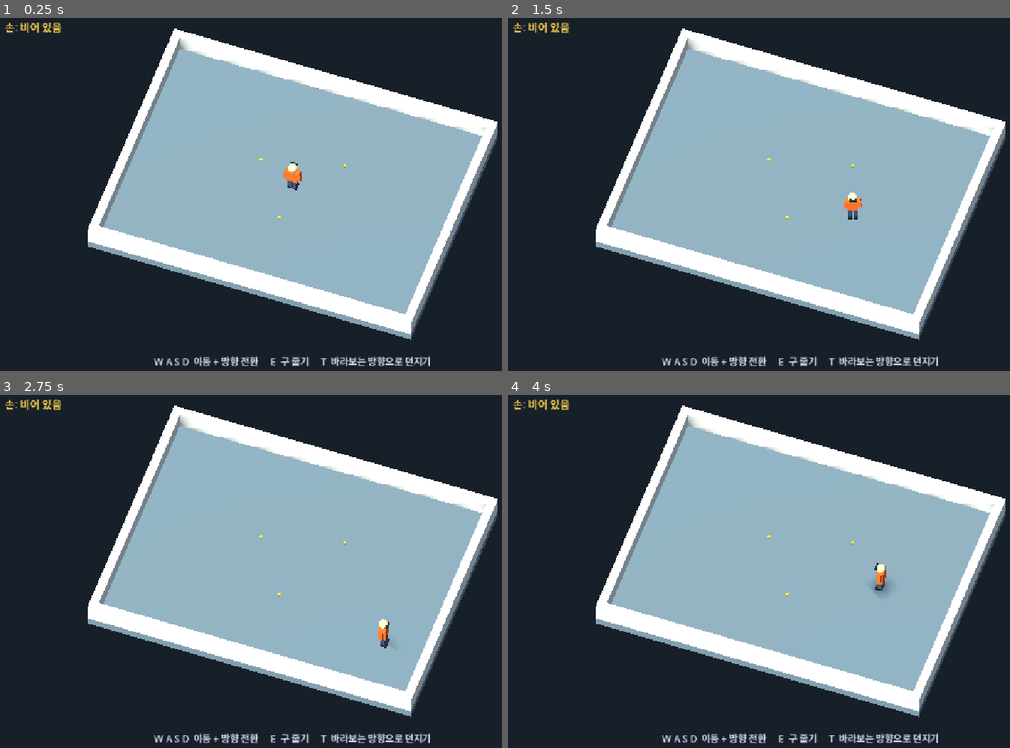
Above: before the commit, frames 1-4 (two rows, left to right).
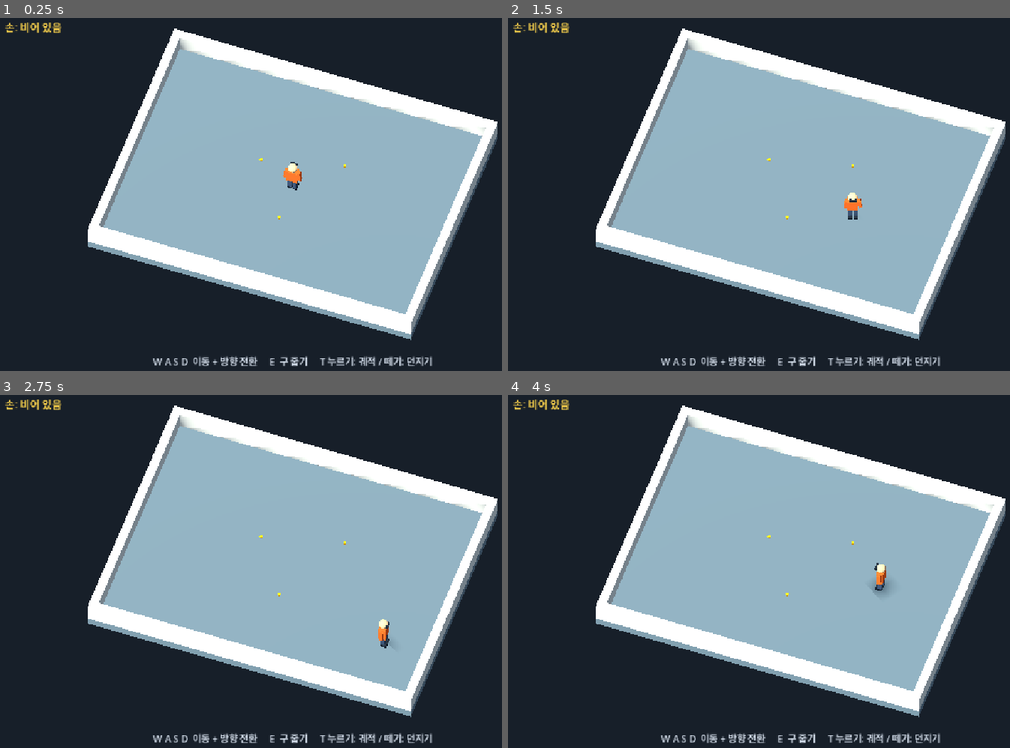
Above: after the commit, the same moments.

Repository: goray123/JensenHuangSimulator
Game: Godot game, scene res://courtyard.tscn
The game is run twice, just before and just after one commit, with the same random seed, the same clock (stepped at 60 frames per second) and the same inputs.
Inputs (mouse positions are in pixels of both pictures, inside the frame that each line leads up to):
- Up to frame 1 (0.25 s): no input
- Up to frame 2 (1.5 s): tap Enter at 0.5 s; move the mouse to (934, 176) at 0.52 s; hold D (move_right) 0.53-1.28 s; hold E (pickup) 0.53-1.28 s; click (934, 176) at 0.67 s; tap T (throw) at 0.8, 1.35 s; move the mouse to (678, 215) at 1.27 s; hold S (move_backward) from 1.28 s (still down)
- Up to frame 3 (2.75 s): tap E (pickup) at 1.55 s; move the mouse to (351, 490) at 2.02 s; release S (move_backward) at 2.03 s; hold D (move_right) from 2.03 s (still down); hold E (pickup) from 2.03 s (still down); tap T (throw) at 2.3 s
- Up to frame 4 (4 s): move the mouse to (769, 649) at 2.77 s; release D (move_right) at 2.78 s; release E (pickup) at 2.78 s; hold W (move_forward) 2.78-3.53 s; tap T (throw) at 2.85, 3.8 s; click (769, 649) at 2.92 s; tap E (pickup) at 3.05 s; move the mouse to (979, 627) at 3.52 s; hold A (move_left) from 3.53 s (still down); hold E (pickup) from 3.53 s (still down)

The runs differ from the first frame. In frame 1, 0.8% of the frame differs, in the area x 30-87%, y 95-99%; in frame 2, 0.8%; in frame 3, 0.8%; in frame 4, 0.8%.

Commit message:
문제해결

Diff:
--- a/courtyard.gd
+++ b/courtyard.gd
@@ -9,4 +9,4 @@
 
 
 func _update_pickup_status(is_holding: bool) -> void:
-	_pickup_status.text = "손: 구를 들고 있음 (T로 던지기)" if is_holding else "손: 비어 있음"
+	_pickup_status.text = "손: 구를 들고 있음 (T 누르기: 조준 / 떼기: 던지기)" if is_holding else "손: 비어 있음"
--- a/courtyard.tscn
+++ b/courtyard.tscn
@@ -91,14 +91,14 @@
 mouse_filter = 2
 theme_override_colors/font_color = Color(0.83, 0.87, 0.92, 1)
 theme_override_font_sizes/font_size = 18
-text = "W A S D  이동 + 방향 전환     E  구 줍기     T  바라보는 방향으로 던지기"
+text = "W A S D  이동 + 방향 전환     E  구 줍기     T 누르기: 궤적 / 떼기: 던지기"
 horizontal_alignment = 1
 vertical_alignment = 1
 
 [node name="PickupStatus" type="Label" parent="HUD"]
 offset_left = 24.0
 offset_top = 20.0
-offset_right = 480.0
+offset_right = 700.0
 offset_bottom = 52.0
 mouse_filter = 2
 theme_override_colors/font_color = Color(1, 0.84, 0.3, 1)
--- a/pickup.tscn
+++ b/pickup.tscn
@@ -29,7 +29,8 @@
 physics_material_override = SubResource("PhysicsMaterial_pickup")
 continuous_cd = true
 freeze = true
-linear_damp = 0.6
+linear_damp_mode = 1
+linear_damp = 0.0
 angular_damp = 1.0
 
 [node name="Sphere" type="MeshInstance3D" parent="."]
--- a/player.gd
+++ b/player.gd
@@ -5,12 +5,14 @@
 const MOVE_SPEED := 4.0
 const TURN_SPEED := 6.0
 const PICKUP_RANGE := 1.2
-const THROW_SPEED := 6.0
+const THROW_SPEED := 12.0
 const THROW_LIFT := 1.0
 
 var held_pickup: RigidBody3D = null
+var _is_aiming := false
 
 @onready var _hand_socket: Marker3D = $RightArm/HandSocket
+@onready var _trajectory: MeshInstance3D = $ThrowTrajectory
 
 
 func _unhandled_input(event: InputEvent) -> void:
@@ -18,8 +20,29 @@
 		_pickup_nearest()
 		get_viewport().set_input_as_handled()
 	elif event.is_action_pressed(&"throw"):
-		_throw_held_pickup()
+		_is_aiming = held_pickup != null
 		get_viewport().set_input_as_handled()
+	elif event.is_action_released(&"throw"):
+		var should_throw := _is_aiming
+		_cancel_aim()
+		if should_throw:
+			_throw_held_pickup()
+		get_viewport().set_input_as_handled()
+
+
+func _notification(what: int) -> void:
+	if what == NOTIFICATION_APPLICATION_FOCUS_OUT:
+		_cancel_aim()
+
+
+func _cancel_aim() -> void:
+	_is_aiming = false
+	if is_instance_valid(_trajectory):
+		_trajectory.clear_trajectory()
+
+
+func _throw_velocity() -> Vector3:
+	return -global_transform.basis.z * THROW_SPEED + Vector3.UP * THROW_LIFT
 
 
 func _pickup_nearest() -> void:
@@ -60,7 +83,7 @@
 	pickup.collision_mask = 3
 	pickup.freeze = false
 	pickup.sleeping = false
-	pickup.linear_velocity = -global_transform.basis.z * THROW_SPEED + Vector3.UP * THROW_LIFT
+	pickup.linear_velocity = _throw_velocity()
 	pickup.angular_velocity = Vector3.ZERO
 	pickup.add_to_group(&"pickups")
 	held_pickup_changed.emit(false)
@@ -79,3 +102,7 @@
 	if not is_on_floor():
 		velocity += get_gravity() * delta
 	move_and_slide()
+	if _is_aiming and held_pickup != null and Input.is_action_pressed(&"throw"):
+		_trajectory.update_trajectory(self, held_pickup, _throw_velocity())
+	else:
+		_cancel_aim()
--- a/player.tscn
+++ b/player.tscn
@@ -1,6 +1,7 @@
 [gd_scene format=3]
 
 [ext_resource type="Script" path="res://player.gd" id="1_player"]
+[ext_resource type="Script" path="res://throw_trajectory.gd" id="2_trajectory"]
 
 [sub_resource type="CapsuleShape3D" id="CapsuleShape3D_player"]
 radius = 0.47
@@ -56,6 +57,9 @@
 position = Vector3(0, 0.93, 0)
 shape = SubResource("CapsuleShape3D_player")
 
+[node name="ThrowTrajectory" type="MeshInstance3D" parent="."]
+script = ExtResource("2_trajectory")
+
 [node name="Torso" type="MeshInstance3D" parent="."]
 position = Vector3(0, 1.04, 0)
 mesh = SubResource("BoxMesh_torso")
--- a/project.godot
+++ b/project.godot
@@ -60,4 +60,5 @@
 [rendering]
 
 rendering_device/driver.windows="d3d12"
+renderer/rendering_method="gl_compatibility"
 anti_aliasing/quality/msaa_3d=2
--- /dev/null
+++ b/test.tscn
@@ -0,0 +1,3 @@
+[gd_scene format=3 uid="uid://dm8c771dhffms"]
+
+[node name="Node2D" type="Node2D" unique_id=1358957255]
--- a/tests/pickup_smoke.gd
+++ b/tests/pickup_smoke.gd
@@ -13,6 +13,7 @@
 	var player := courtyard.get_node("Player") as CharacterBody3D
 	var status := courtyard.get_node("HUD/PickupStatus") as Label
 	var hand := player.get_node("RightArm/HandSocket") as Marker3D
+	var trajectory := player.get_node("ThrowTrajectory") as MeshInstance3D
 	var holding_changes: Array[bool] = []
 	player.held_pickup_changed.connect(func(is_holding: bool) -> void: holding_changes.append(is_holding))
 	await _wait_for_physics(15)
@@ -29,6 +30,7 @@
 	_check(status.text == "손: 비어 있음", "HUD starts with empty hands")
 
 	await _tap(KEY_T)
+	_check(not trajectory.visible, "Empty hands do not show a throw preview")
 	await _tap(KEY_E)
 	_check(get_nodes_in_group(&"pickups").size() == 3 and player.held_pickup == null, "Empty throws and distant pickup attempts leave all spheres in place")
 	var first := pickups[0] as RigidBody3D
@@ -41,7 +43,7 @@
 	await _tap(KEY_E)
 	_check(player.held_pickup == first and first.get_parent() == hand, "E attaches the nearby sphere to the hand instead of deleting it")
 	_check(first.freeze and first.global_position.distance_to(hand.global_position) < 0.001, "The held sphere stays fixed at the hand")
-	_check(status.text == "손: 구를 들고 있음 (T로 던지기)", "HUD shows the held sphere and throw control")
+	_check(status.text.contains("T 누르기: 조준 / 떼기: 던지기"), "HUD explains press-to-aim and release-to-throw")
 	_set_key(KEY_D, true)
 	await _wait_for_physics(36)
 	_set_key(KEY_D, false)
@@ -61,18 +63,43 @@
 	second.global_position = Vector3(-4, 0.07666667, -3)
 	third.global_position = Vector3(4, 0.07666667, 3)
 
-	var release_position := first.global_position
-	var heading := -player.global_transform.basis.z
 	_set_key(KEY_T, true)
 	await _wait_for_physics(3)
-	_check(player.held_pickup == null and first.get_parent() == courtyard and not first.freeze, "T releases the sphere into the world with physics enabled")
-	_check(first.linear_velocity.dot(heading) > 4.0, "Throw velocity follows the player's current facing")
-	_check(status.text == "손: 비어 있음" and holding_changes == [true, false], "Throwing clears the hand and updates the HUD")
+	_check(player.held_pickup == first and first.freeze, "Pressing T keeps the sphere in hand")
+	_check(trajectory.visible and trajectory.points.size() > 2 and trajectory.mesh.get_surface_count() == 1, "Holding T draws the predicted path")
+	var previous_endpoint: Vector3 = trajectory.points[-1]
 	_set_key(KEY_T, true, true)
 	await _wait_for_physics(8)
+	_check(player.held_pickup == first and trajectory.visible, "T key repeat keeps aiming without throwing")
+	_set_key(KEY_W, true)
+	await _wait_for_physics(36)
+	_set_key(KEY_W, false)
+	await _wait_for_physics(2)
+	var heading := -player.global_transform.basis.z
+	var path_heading: Vector3 = trajectory.points[1] - trajectory.points[0]
+	path_heading.y = 0
+	_check(path_heading.normalized().dot(heading) > 0.99, "Aiming follows movement and turning while T is held")
+	_check((trajectory.points[-1] as Vector3).distance_to(previous_endpoint) > 1.0, "Turning updates the predicted impact point")
+	var release_position := first.global_position
+	var expected_impact: Vector3 = trajectory.points[-1]
+	var predicted_points: PackedVector3Array = trajectory.points.duplicate()
+	var impacts: Array[Vector3] = []
+	first.contact_monitor = true
+	first.max_contacts_reported = 4
+	first.body_entered.connect(func(_body: Node) -> void: impacts.append(first.global_position))
 	_set_key(KEY_T, false)
+	_check(player.held_pickup == null and first.get_parent() == courtyard and not first.freeze, "Releasing T launches the sphere with physics enabled")
+	_check(absf(first.linear_velocity.dot(heading) - 12.0) < 0.1, "Launch speed is 12 units per second")
+	_check(not trajectory.visible and trajectory.points.is_empty(), "Releasing T clears the predicted path")
+	_check(status.text == "손: 비어 있음" and holding_changes == [true, false], "Throwing clears the hand and updates the HUD")
+	await _wait_for_physics(4)
 	_check((first.global_position - release_position).dot(heading) > 0.5, "The thrown sphere travels forward")
+	var path_error := INF
+	for point: Vector3 in predicted_points:
+		path_error = minf(path_error, first.global_position.distance_to(point))
+	_check(path_error < 0.2, "Actual flight follows the preview before impact")
 	await _wait_for_physics(120)
+	_check(not impacts.is_empty() and impacts[0].distance_to(expected_impact) < 0.35, "The preview ends at the first actual collision")
 	_check(first.global_position.y > 0.04 and first.global_position.y < 0.15, "The thrown sphere lands on the floor")
 	_check(courtyard.find_children("*", "RigidBody3D", true, false).size() == 3, "Throwing and key repeat preserve all three spheres")
 	player.global_position = Vector3(first.global_position.x - 0.7, ground_y, first.global_position.z)
@@ -92,9 +119,11 @@
 		player.rotation.y = throw_case.yaw
 		heading = -player.global_transform.basis.z
 		_set_key(KEY_T, true)
+		await _wait_for_physics(2)
+		_check(trajectory.visible and player.held_pickup == first, "The path remains visible near walls while aiming")
+		_set_key(KEY_T, false)
 		# Read the launch velocity before physics advances or a nearby wall is hit.
-		_check(first.linear_velocity.dot(heading) > 5.9, "Each throw uses the current character heading")
-		_set_key(KEY_T, false)
+		_check(absf(first.linear_velocity.dot(heading) - 12.0) < 0.1, "Each throw uses the current character heading at the expected speed")
 		await _wait_for_physics(120)
 		_check(absf(first.global_position.x) < 8.0 and absf(first.global_position.z) < 6.0, "Walls keep thrown spheres inside the courtyard")
 		_check(first.global_position.y > 0.04 and first.global_position.y < 0.15, "Thrown spheres settle above the floor")
@@ -110,6 +139,19 @@
 	await _tap(KEY_E)
 	_check(player.held_pickup == second and third.is_in_group(&"pickups"), "Empty hands pick only the nearest eligible sphere")
 	_check(courtyard.find_children("*", "RigidBody3D", true, false).size() == 3, "Repeated pickup and throw cycles never duplicate or delete spheres")
+
+	_set_key(KEY_T, true)
+	await _wait_for_physics(2)
+	player.notification(Node.NOTIFICATION_APPLICATION_FOCUS_OUT)
+	_set_key(KEY_T, false)
+	_check(player.held_pickup == second and not trajectory.visible, "Losing focus cancels aiming without throwing on release")
+	await _tap(KEY_T)
+	# Pressing T empty must not arm a sphere picked up later during that hold.
+	_set_key(KEY_T, true)
+	player.global_position = Vector3(third.global_position.x, ground_y, third.global_position.z)
+	await _tap(KEY_E)
+	_set_key(KEY_T, false)
+	_check(player.held_pickup == third and not trajectory.visible, "A T press with empty hands cannot throw a later pickup")
 	if not failed:
 		print("Pickup smoke test passed.")
 	quit(int(failed))
--- /dev/null
+++ b/throw_trajectory.gd
@@ -0,0 +1,82 @@
+extends MeshInstance3D
+
+const MAX_STEPS := 120
+const LINE_WIDTH := 0.06
+const THROW_COLLISION_MASK := 3
+
+var points := PackedVector3Array()
+var _line := ImmediateMesh.new()
+var _impact := MeshInstance3D.new()
+
+
+func _ready() -> void:
+	top_level = true
+	global_transform = Transform3D.IDENTITY
+	mesh = _line
+	cast_shadow = GeometryInstance3D.SHADOW_CASTING_SETTING_OFF
+	var material := StandardMaterial3D.new()
+	material.shading_mode = BaseMaterial3D.SHADING_MODE_UNSHADED
+	material.cull_mode = BaseMaterial3D.CULL_DISABLED
+	material.albedo_color = Color(0.2, 1.0, 0.9)
+	material_override = material
+	var marker := SphereMesh.new()
+	marker.radius = 0.09
+	marker.height = 0.18
+	_impact.mesh = marker
+	_impact.material_override = material
+	_impact.cast_shadow = GeometryInstance3D.SHADOW_CASTING_SETTING_OFF
+	add_child(_impact)
+	clear_trajectory()
+
+
+func clear_trajectory() -> void:
+	visible = false
+	points.clear()
+	_line.clear_surfaces()
+
+
+func update_trajectory(player: CharacterBody3D, pickup: RigidBody3D, launch_velocity: Vector3) -> void:
+	var step := 1.0 / Engine.physics_ticks_per_second
+	var gravity := player.get_gravity() * pickup.gravity_scale
+	var position := pickup.global_position
+	var flight_velocity := launch_velocity
+	var query := PhysicsShapeQueryParameters3D.new()
+	query.shape = (pickup.get_node("CollisionShape3D") as CollisionShape3D).shape
+	query.collision_mask = THROW_COLLISION_MASK
+	query.exclude = [player.get_rid(), pickup.get_rid()]
+	var space := get_world_3d().direct_space_state
+	points.clear()
+	points.append(position)
+	for _step in MAX_STEPS:
+		# Pickups use zero linear damping, matching this ballistic integration.
+		flight_velocity += gravity * step
+		var motion := flight_velocity * step
+		query.transform = Transform3D(Basis.IDENTITY, position)
+		query.motion = motion
+		var fractions := space.cast_motion(query)
+		position += motion * fractions[0]
+		points.append(position)
+		if fractions[0] < 1.0:
+			break
+	_draw_trajectory()
+
+
+func _draw_trajectory() -> void:
+	_line.clear_surfaces()
+	if points.size() < 2:
+		visible = false
+		return
+	_line.surface_begin(Mesh.PRIMITIVE_TRIANGLES)
+	for index in range(points.size() - 1):
+		var start := points[index]
+		var end := points[index + 1]
+		var side := (end - start).cross(Vector3.UP).normalized() * LINE_WIDTH * 0.5
+		_line.surface_add_vertex(start - side)
+		_line.surface_add_vertex(start + side)
+		_line.surface_add_vertex(end + side)
+		_line.surface_add_vertex(start - side)
+		_line.surface_add_vertex(end + side)
+		_line.surface_add_vertex(end - side)
+	_line.surface_end()
+	_impact.position = points[-1]
+	visible = true
Not shown, added: throw_trajectory.gd.uid
